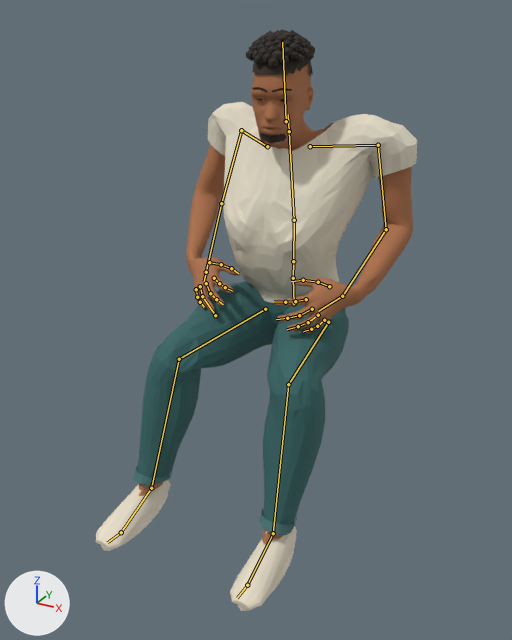
An edit to the Blender file assets-src/reference-character/reference_character.blend, drawn before and after from the same camera.
One viewpoint serves both versions: a 50 mm camera at (0.894, -1.89, 1.474) aimed at (0.026, -0.313, 0.685). Every picture has the same lights, and +X, +Y and +Z are marked at lower left. The picture after the commit comes second. Both versions are drawn at frame 79 of the action 'SitEnter'; the numbers are the values there. The bones that bend it are drawn over the model as lines.

Names of what the first picture shows: 'Reference_Character'.
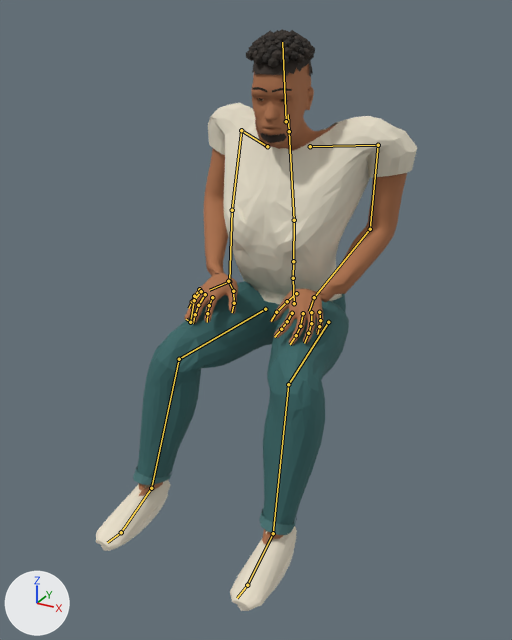
Location of each change, [x1, y1, x2, y2] in pixels of the pictures (512 x 640 px):
'Reference_Character', posed
    both: [96, 29, 417, 611]
bone 'mixamorig:LeftArm', root to tip
    before: (378, 145) to (386, 229)
    after: (378, 145) to (370, 229)
bone 'mixamorig:LeftForeArm', root to tip
    before: (386, 229) to (342, 296)
    after: (370, 229) to (314, 297)
bone 'mixamorig:LeftHand', root to tip
    before: (342, 296) to (318, 311)
    after: (314, 297) to (309, 311)
bone 'mixamorig:RightArm', root to tip
    before: (241, 130) to (221, 203)
    after: (241, 130) to (232, 210)
bone 'mixamorig:RightForeArm', root to tip
    before: (221, 203) to (206, 272)
    after: (232, 210) to (229, 281)
bone 'mixamorig:RightHand', root to tip
    before: (206, 272) to (204, 281)
    after: (229, 281) to (209, 290)

The change, as a diff of the scene's bpy script:
```diff
--- a/assets-src/reference-character/reference_character.blend.py
+++ b/assets-src/reference-character/reference_character.blend.py
@@ bone_mixamorig_leftarm @@
 bone_mixamorig_leftarm = bpy.data.objects['Reference_Rig'].pose.bones['mixamorig:LeftArm']  # child of 'mixamorig:LeftShoulder'
-bone_mixamorig_leftarm.rotation_quaternion = (0.763, 0.603, 0.122, -0.197)  # degrees (74, 25, -10)
+bone_mixamorig_leftarm.rotation_quaternion = (0.701, 0.66, 0.13, -0.239)  # degrees (84, 30, -11)
@@ bone_mixamorig_leftforearm @@
 bone_mixamorig_leftforearm = bpy.data.objects['Reference_Rig'].pose.bones['mixamorig:LeftForeArm']  # child of 'mixamorig:LeftArm'
-bone_mixamorig_leftforearm.rotation_quaternion = (0.959, 0.172, -0.174, 0.139)  # degrees (18, -22, 13)
+bone_mixamorig_leftforearm.rotation_quaternion = (0.986, 0.134, -0.086, 0.05)  # degrees (15, -11, 4)
@@ bone_mixamorig_lefthand @@
 bone_mixamorig_lefthand = bpy.data.objects['Reference_Rig'].pose.bones['mixamorig:LeftHand']  # child of 'mixamorig:LeftForeArm'
-bone_mixamorig_lefthand.rotation_quaternion = (0.902, 0.129, 0.322, 0.258)  # degrees (28, 31, 40)
+bone_mixamorig_lefthand.rotation_quaternion = (0.701, -0.276, 0.657, 0.04)  # degrees (-93, 70, -66)
@@ bone_mixamorig_rightarm @@
 bone_mixamorig_rightarm = bpy.data.objects['Reference_Rig'].pose.bones['mixamorig:RightArm']  # child of 'mixamorig:RightShoulder'
-bone_mixamorig_rightarm.rotation_quaternion = (0.794, 0.597, -0.102, 0.058)  # degrees (74, -13, -2)
+bone_mixamorig_rightarm.rotation_quaternion = (0.727, 0.67, -0.118, 0.097)  # degrees (86, -18, -1)
@@ bone_mixamorig_rightforearm @@
 bone_mixamorig_rightforearm = bpy.data.objects['Reference_Rig'].pose.bones['mixamorig:RightForeArm']  # child of 'mixamorig:RightArm'
-bone_mixamorig_rightforearm.rotation_quaternion = (0.97, 0.228, 0.081, 0.017)  # degrees (27, 9, 4)
+bone_mixamorig_rightforearm.rotation_quaternion = (0.979, 0.188, 0.006, 0.075)  # degrees (22, -1, 9)
@@ bone_mixamorig_righthand @@
 bone_mixamorig_righthand = bpy.data.objects['Reference_Rig'].pose.bones['mixamorig:RightHand']  # child of 'mixamorig:RightForeArm'
-bone_mixamorig_righthand.rotation_quaternion = (0.883, 0.024, -0.326, -0.337)  # degrees (18, -34, -48)
+bone_mixamorig_righthand.rotation_quaternion = (0.772, -0.24, -0.589, 0.01)  # degrees (-63, -65, 44)
```
